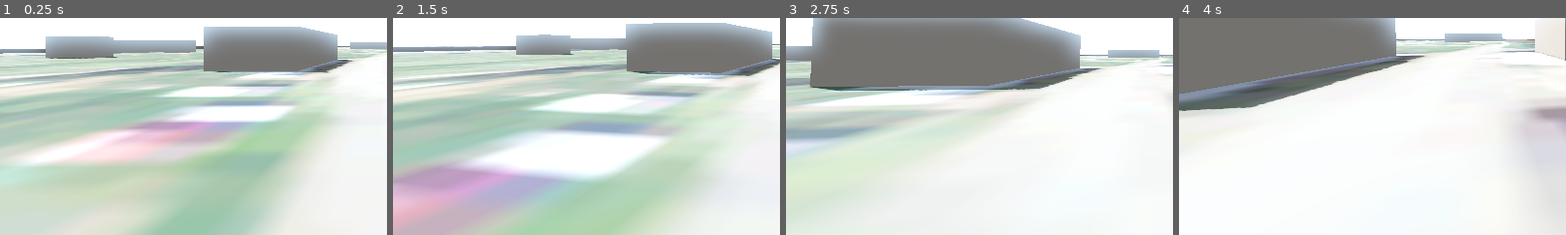
Above: before the commit, frames 1-4 (left to right).
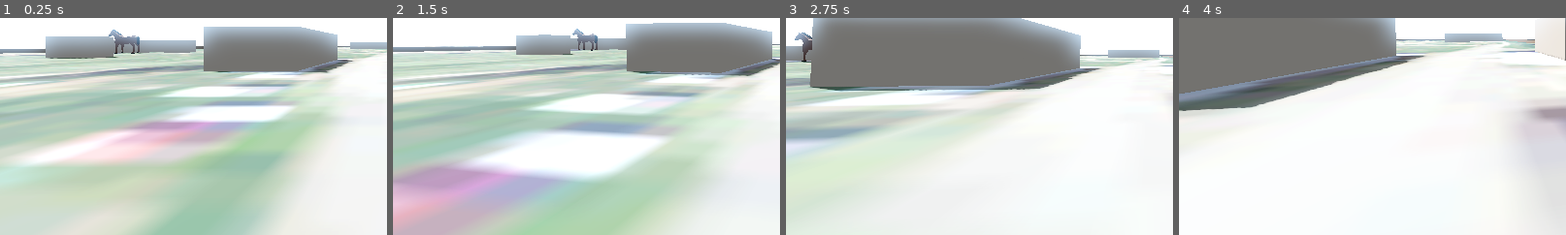
Above: after the commit, the same moments.

Repository: fsamuels/farm-explorer
Game: Godot game, scene res://scenes/main.tscn
Same seed, same stepped clock (60 frames per second), same inputs: the game is played once before the commit and once after it.
Inputs (mouse positions are % of the whole screen's width and height, from its top left):
- Up to frame 1 (0.25 s): no input
- Up to frame 2 (1.5 s): move the mouse to (55, 50) at 0.52 s; hold W (move_forward) from 0.53 s (still down); tap Space (jump) at 0.77 s; move the mouse to (45, 50) at 1.27 s
- Up to frame 3 (2.75 s): keep holding W (move_forward); tap Space (jump) at 1.52 s; move the mouse to (52, 48) at 2.02 s
- Up to frame 4 (4 s): keep holding W (move_forward); move the mouse to (49, 52) at 2.77 s; tap Space (jump) at 3.02, 3.77 s; move the mouse to (57, 51) at 3.52 s
The pictures show only the part of the screen within x 0-50%, y 44-94%; the shares and areas given below are measured in that part.

The runs differ from the first frame. In frame 1, 0.4% of the frame differs, in the area x 28-37%, y 5-17%; in frame 2, 0.3%; in frame 3, 0.3%; in frame 4, nothing differs.

Commit message:
Add a wandering horse to a turnout pasture
Places one CC0 rigged/animated horse model (Quaternius's Farm Animal
Pack, sourced via poly.pizza) near Turn Out Shed 1, wrapped in a small
wander-AI script that idles, picks a random point within a radius,
walks to it, and repeats. Done ahead of the plan's stated Phase 5
ordering (wander AI was meant to wait until the base environment was
solid) at the user's request.

See D-9 in decisions.md for the asset sourcing rationale.

Co-Authored-By: Claude Sonnet 5 <noreply@anthropic.com>
Claude-Session: https://claude.ai/code/session_01EmvQK7VJAtuqzQns4SZ3Hg

Diff:
--- /dev/null
+++ b/project/scenes/horse.tscn
@@ -0,0 +1,9 @@
+[gd_scene format=3]
+
+[ext_resource type="PackedScene" path="res://models/horse.glb" id="1_horse_model"]
+[ext_resource type="Script" path="res://scripts/horse.gd" id="2_horse_script"]
+
+[node name="Horse" type="Node3D"]
+script = ExtResource("2_horse_script")
+
+[node name="Model" parent="." instance=ExtResource("1_horse_model")]
--- a/project/scenes/main.tscn
+++ b/project/scenes/main.tscn
@@ -4,6 +4,7 @@
 [ext_resource type="PackedScene" path="res://scenes/player.tscn" id="2_player_scene"]
 [ext_resource type="PackedScene" path="res://scenes/fence_segment.tscn" id="3_fence_scene"]
 [ext_resource type="PackedScene" path="res://scenes/building.tscn" id="4_building_scene"]
+[ext_resource type="PackedScene" path="res://scenes/horse.tscn" id="5_horse_scene"]
 
 [sub_resource type="Environment" id="Environment_main"]
 background_mode = 1
@@ -108,5 +109,8 @@
 [node name="Turn Out Shed 2" parent="Buildings" unique_id=863312485 instance=ExtResource("4_building_scene")]
 transform = Transform3D(4.871, 0, 0, 0, 4, 0, 0, 0, 7.806, 193.442, 2, 17.558)
 
+[node name="Horse" parent="." instance=ExtResource("5_horse_scene")]
+transform = Transform3D(1, 0, 0, 0, 1, 0, 0, 0, 1, 165, 0, 35)
+
 [node name="Player" parent="." unique_id=1542815032 instance=ExtResource("2_player_scene")]
 transform = Transform3D(-4.371139e-08, 0, 1, 0, 1, 0, -1, 0, -4.371139e-08, 247.9, 1, -41.300003)
--- /dev/null
+++ b/project/scripts/horse.gd
@@ -0,0 +1,48 @@
+extends Node3D
+
+const WANDER_RADIUS := 12.0
+const WALK_SPEED := 1.5
+const ARRIVAL_DISTANCE := 0.3
+const IDLE_TIME_MIN := 2.0
+const IDLE_TIME_MAX := 6.0
+
+@onready var anim_player: AnimationPlayer = $Model/AnimationPlayer
+
+var home_position: Vector3
+var target_position: Vector3
+var idle_timer := 0.0
+var is_walking := false
+
+func _ready() -> void:
+	home_position = global_position
+	_start_idle()
+
+func _start_idle() -> void:
+	is_walking = false
+	idle_timer = randf_range(IDLE_TIME_MIN, IDLE_TIME_MAX)
+	anim_player.play("Armature|Idle")
+
+func _pick_new_target() -> void:
+	var angle := randf_range(0.0, TAU)
+	var radius := randf_range(0.0, WANDER_RADIUS)
+	target_position = home_position + Vector3(cos(angle), 0.0, sin(angle)) * radius
+	is_walking = true
+	anim_player.play("Armature|Walk")
+
+func _process(delta: float) -> void:
+	if not is_walking:
+		idle_timer -= delta
+		if idle_timer <= 0.0:
+			_pick_new_target()
+		return
+
+	var to_target := target_position - global_position
+	to_target.y = 0.0
+	var distance := to_target.length()
+	if distance <= ARRIVAL_DISTANCE:
+		_start_idle()
+		return
+
+	var direction := to_target / distance
+	look_at(global_position + direction, Vector3.UP)
+	global_position += direction * WALK_SPEED * delta
Binary file added: project/models/horse.glb
Not shown, added: project/scripts/horse.gd.uid
Not shown, changed: docs/implementation-plan.md
Not shown, changed: docs/project/decisions.md
Not shown, changed: docs/repo-structure.md
